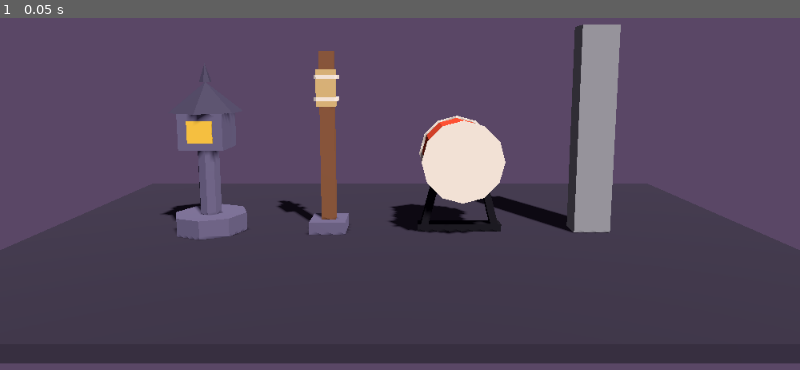
Above: before the commit, frame 1.
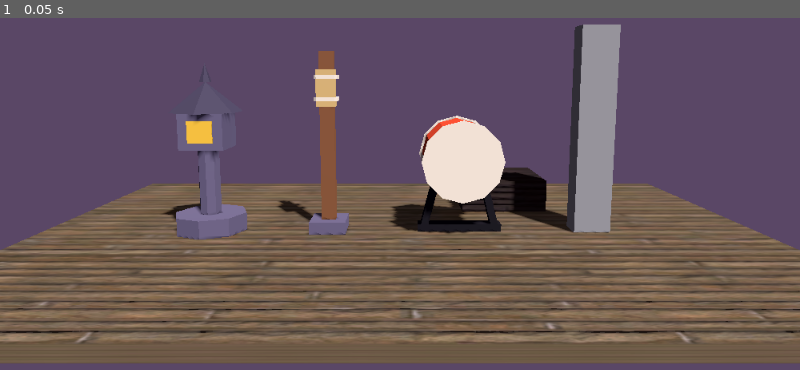
Above: after the commit, the same moment.

Repository: Zhaohui-Li111/walker-dusk-duel-zhaohui-li
Game: Godot game, scene res://props3d/prop_room.tscn
The game is run twice, just before and just after one commit, with the same random seed, the same clock (stepped at 60 frames per second) and the same inputs. This scene is started directly instead of the project's main scene.
Inputs:
- Up to frame 1 (0.05 s): no input

The runs differ from the first frame. In frame 1, 41% of the frame differs, in the area x 0-100%, y 42-99%.

Commit message:
Granite floor and plinth materials from Zhaohui's shader, StonePlinth in the prop room (agent)
make_granite_materials.gd saves both ShaderMaterials with ResourceSaver (no hand-typed UIDs): same shader and textures (nor_gl), uv_scale 6.0 vs 1.0, tint white vs #6E6680. roughness_scale and normal_strength set to 1.0 explicitly because a headless save wrote null for them. Floor and StonePlinth use material_override -> the .tres files. No .gdshader touched. Probe: different materials, one shader; plinth bottom y 0.000; both meshes have UVs. check_props3d 49/0, test_runner 94/0.

Co-Authored-By: Claude Opus 5.5 <noreply@anthropic.com>

Diff:
--- /dev/null
+++ b/godot/props3d/make_granite_materials.gd
@@ -0,0 +1,43 @@
+extends SceneTree
+## Writes the two granite ShaderMaterials (CHANGE-BRIEF, A5 material plan) with ResourceSaver,
+## so Godot assigns their UIDs. Both use Zhaohui's hand-written res://shaders/granite.gdshader and
+## bind the same three textures; they differ in uv_scale and tint. Run from the repository root:
+##   "$GODOT" --headless --path godot --script res://props3d/make_granite_materials.gd
+## Re-running it overwrites both files with these values.
+
+const SHADER := "res://shaders/granite.gdshader"
+const TEX := "res://props3d/textures/granite_wall_%s_1k.png"
+const OUT := "res://props3d/materials/"
+
+## BoxMesh puts each face in a 3 x 2 grid of the UV square (probe, FRICTIONAL 2026-10-26), so the
+## floor's 6 x 4 m top face shows uv_scale/3 x uv_scale/2 copies of the texture: 2 x 3 at 6.0.
+## The 0.8 m plinth shows about one third of the texture per face at 1.0.
+const MATERIALS := {
+	"granite_floor.tres": {"uv_scale": 6.0, "tint": Color(1.0, 1.0, 1.0, 1.0)},
+	# #6E6680, the A3 stone colour, so the plinth reads as a separate darker block.
+	"granite_plinth.tres": {"uv_scale": 1.0, "tint": Color("6e6680")},
+}
+## Equal to the shader's own defaults, but written explicitly: a headless run does not know shader
+## defaults, so ResourceSaver otherwise saves these two uniforms as null.
+const SHARED := {"roughness_scale": 1.0, "normal_strength": 1.0}
+
+
+func _initialize() -> void:
+	DirAccess.make_dir_recursive_absolute(ProjectSettings.globalize_path(OUT))
+	var shader := load(SHADER) as Shader
+	var ok := shader != null
+	for file in MATERIALS:
+		var mat := ShaderMaterial.new()
+		mat.shader = shader
+		mat.set_shader_parameter("albedo_texture", load(TEX % "diff"))
+		mat.set_shader_parameter("roughness_texture", load(TEX % "rough"))
+		mat.set_shader_parameter("normal_texture", load(TEX % "nor_gl"))
+		for key in SHARED:
+			mat.set_shader_parameter(key, SHARED[key])
+		for key in MATERIALS[file]:
+			mat.set_shader_parameter(key, MATERIALS[file][key])
+		var err := ResourceSaver.save(mat, OUT + file)
+		print("%s err=%d uv_scale=%s tint=%s" % [OUT + file, err, mat.get_shader_parameter("uv_scale"),
+				mat.get_shader_parameter("tint")])
+		ok = ok and err == OK
+	quit(0 if ok else 1)
--- /dev/null
+++ b/godot/props3d/materials/granite_floor.tres
@@ -0,0 +1,17 @@
+[gd_resource type="ShaderMaterial" format=3]
+
+[ext_resource type="Shader" path="res://shaders/granite.gdshader" id="1_kaxuc"]
+[ext_resource type="Texture2D" path="res://props3d/textures/granite_wall_diff_1k.png" id="2_vrc7p"]
+[ext_resource type="Texture2D" path="res://props3d/textures/granite_wall_nor_gl_1k.png" id="3_oufvk"]
+[ext_resource type="Texture2D" path="res://props3d/textures/granite_wall_rough_1k.png" id="4_lwqgt"]
+
+[resource]
+render_priority = 0
+shader = ExtResource("1_kaxuc")
+shader_parameter/albedo_texture = ExtResource("2_vrc7p")
+shader_parameter/roughness_texture = ExtResource("4_lwqgt")
+shader_parameter/normal_texture = ExtResource("3_oufvk")
+shader_parameter/tint = Color(1, 1, 1, 1)
+shader_parameter/uv_scale = 6.0
+shader_parameter/roughness_scale = 1.0
+shader_parameter/normal_strength = 1.0
--- /dev/null
+++ b/godot/props3d/materials/granite_plinth.tres
@@ -0,0 +1,17 @@
+[gd_resource type="ShaderMaterial" format=3]
+
+[ext_resource type="Shader" path="res://shaders/granite.gdshader" id="1_cdyyt"]
+[ext_resource type="Texture2D" path="res://props3d/textures/granite_wall_diff_1k.png" id="2_ikohi"]
+[ext_resource type="Texture2D" path="res://props3d/textures/granite_wall_nor_gl_1k.png" id="3_yvoq5"]
+[ext_resource type="Texture2D" path="res://props3d/textures/granite_wall_rough_1k.png" id="4_2k7xt"]
+
+[resource]
+render_priority = 0
+shader = ExtResource("1_cdyyt")
+shader_parameter/albedo_texture = ExtResource("2_ikohi")
+shader_parameter/roughness_texture = ExtResource("4_2k7xt")
+shader_parameter/normal_texture = ExtResource("3_yvoq5")
+shader_parameter/tint = Color(0.43137255, 0.4, 0.5019608, 1)
+shader_parameter/uv_scale = 1.0
+shader_parameter/roughness_scale = 1.0
+shader_parameter/normal_strength = 1.0
--- a/godot/props3d/prop_room.tscn
+++ b/godot/props3d/prop_room.tscn
@@ -1,8 +1,10 @@
-[gd_scene load_steps=9 format=3]
+[gd_scene load_steps=12 format=3]
 
 [ext_resource type="PackedScene" path="res://props3d/models/prop_lantern.glb" id="1_lantern"]
 [ext_resource type="PackedScene" path="res://props3d/models/prop_makiwara.glb" id="2_makiwara"]
 [ext_resource type="PackedScene" path="res://props3d/models/prop_taiko.glb" id="3_taiko"]
+[ext_resource type="Material" path="res://props3d/materials/granite_floor.tres" id="4_granite_floor"]
+[ext_resource type="Material" path="res://props3d/materials/granite_plinth.tres" id="5_granite_plinth"]
 
 [sub_resource type="StandardMaterial3D" id="Mat_floor"]
 albedo_color = Color(0.231, 0.204, 0.259, 1)
@@ -20,6 +22,9 @@
 material = SubResource("Mat_ref")
 size = Vector3(0.3, 1.7, 0.2)
 
+[sub_resource type="BoxMesh" id="Mesh_plinth"]
+size = Vector3(0.8, 0.3, 0.8)
+
 [sub_resource type="Environment" id="Env"]
 background_mode = 1
 background_color = Color(0.353, 0.278, 0.4, 1)
@@ -35,6 +40,12 @@
 [node name="Floor" type="MeshInstance3D" parent="."]
 transform = Transform3D(1, 0, 0, 0, 1, 0, 0, 0, 1, 0, -0.05, 0)
 mesh = SubResource("Mesh_floor")
+material_override = ExtResource("4_granite_floor")
+
+[node name="StonePlinth" type="MeshInstance3D" parent="."]
+transform = Transform3D(1, 0, 0, 0, 1, 0, 0, 0, 1, 1, 0.15, -1)
+mesh = SubResource("Mesh_plinth")
+material_override = ExtResource("5_granite_plinth")
 
 [node name="Sun" type="DirectionalLight3D" parent="."]
 transform = Transform3D(0.866025, -0.383022, 0.321394, 0, 0.642788, 0.766044, -0.5, -0.663414, 0.55667, 0, 3, 0)
Not shown, added: godot/props3d/make_granite_materials.gd.uid
Not shown, added: logs/make_granite_materials.log
Not shown, changed: logs/test_runner_60fps.log
